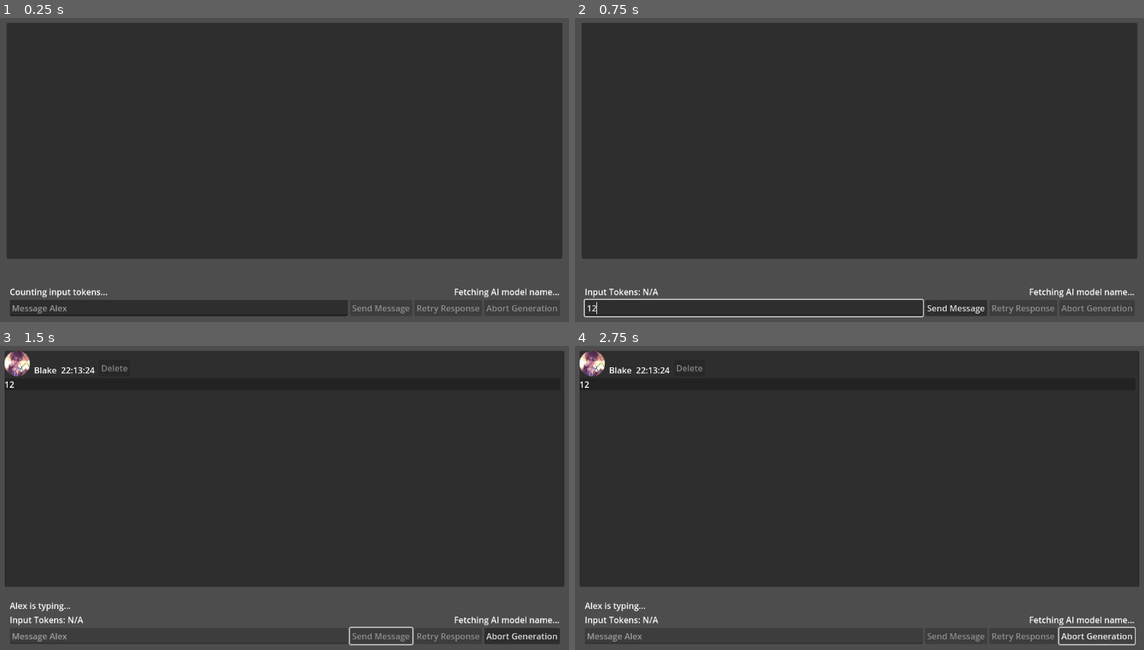
Above: before the commit, frames 1-4 (two rows, left to right).
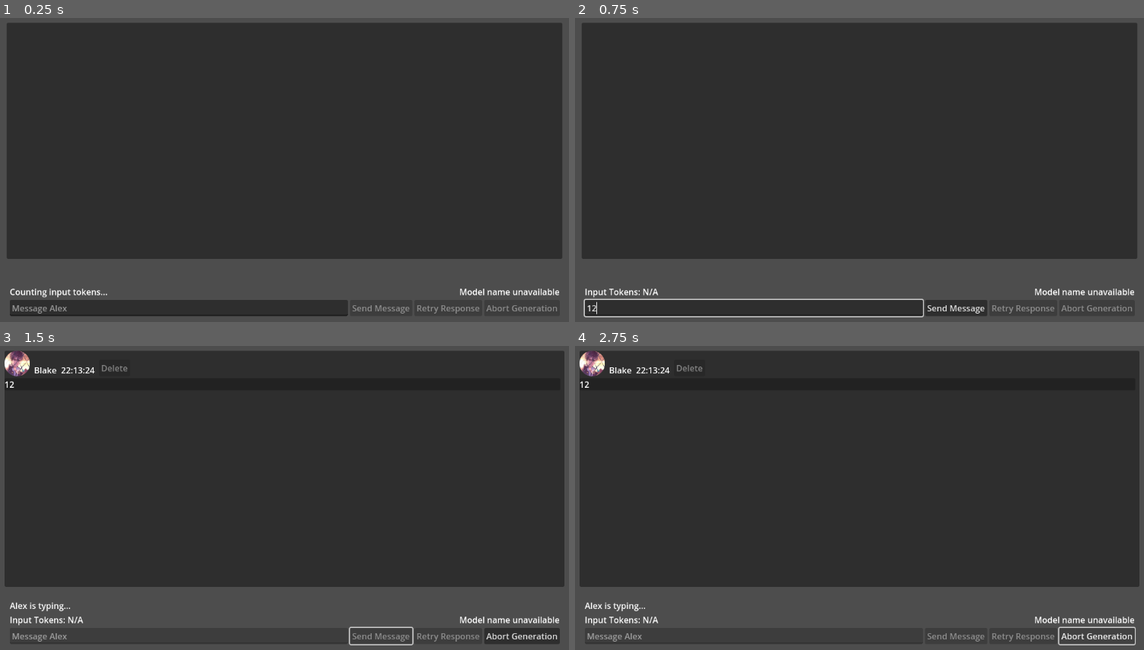
Above: after the commit, the same moments.

Repository: TheSiriusSystem/KoboldAI-Frontend
Game: Godot game, scene res://scenes/application.tscn
Same seed, same stepped clock (60 frames per second), same inputs: the game is played once before the commit and once after it.
Inputs (mouse positions are in pixels of both pictures, inside the frame that each line leads up to):
- Up to frame 1 (0.25 s): no input
- Up to frame 2 (0.75 s): click (751, 306) at 0.52 s; type "12" at 0.6 s
- Up to frame 3 (1.5 s): click "Send Message" at 1.25 s
- Up to frame 4 (2.75 s): click "Abort Generation" at 2 s

The runs differ from the first frame. In frame 1, 0.3% of the frame differs, in the area x 79-99%, y 89-92%; in frame 2, 0.3%; in frame 3, 0.3%; in frame 4, 0.3%.

Commit message:
Update ai_model_name.gd

Diff:
--- a/scripts/ui/ai_model_name.gd
+++ b/scripts/ui/ai_model_name.gd
@@ -12,6 +12,7 @@
 
 func _on_get_ai_model_request_completed(_result: HTTPRequest.Result, response_code: int, _headers: PackedStringArray, body: PackedByteArray) -> void:
 	if response_code != Constants.SUCCESS_RESPONSE_CODE:
+		text = "Model name unavailable"
 		print("%s: Error" % get_ai_model_request.name)
 		return
 
